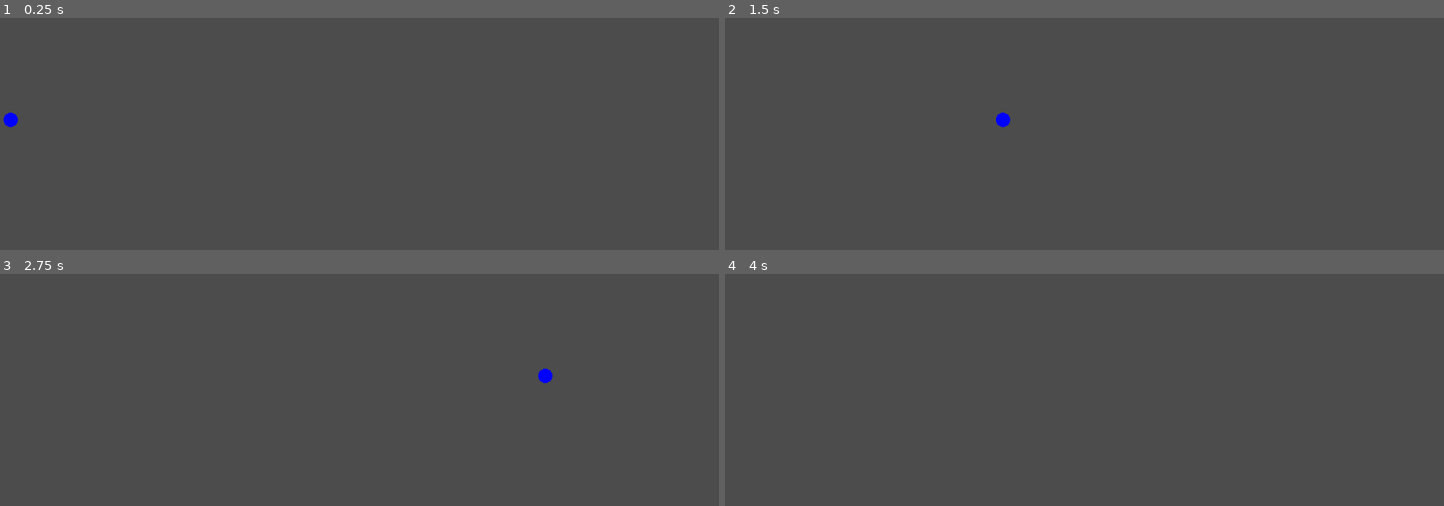
Above: before the commit, frames 1-4 (two rows, left to right).
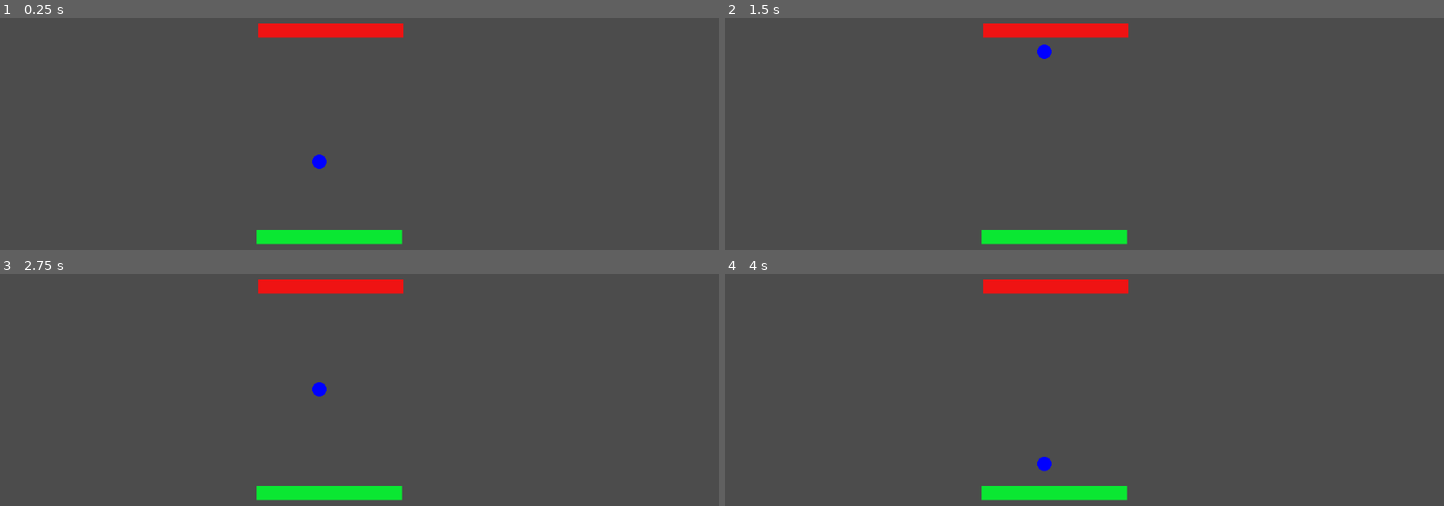
Above: after the commit, the same moments.

Repository: bitwes/GutTutorials
Game: Godot game, scene res://scenes/Game.tscn
The game is run twice, just before and just after one commit, with the same random seed, the same clock (stepped at 60 frames per second) and the same inputs. The project has no main scene, so this scene is started directly.
Inputs:
- Up to frame 1 (0.25 s): no input
- Up to frame 2 (1.5 s): no input
- Up to frame 3 (2.75 s): no input
- Up to frame 4 (4 s): no input

The runs differ from the first frame. In frame 1, 2.7% of the frame differs, in the area x 0-57%, y 2-98%; in frame 2, 2.7%; in frame 3, 2.7%; in frame 4, 2.6%.

Commit message:
walls

Diff:
--- a/TddAndPong/Episode2/scenes/Game.tscn
+++ b/TddAndPong/Episode2/scenes/Game.tscn
@@ -1,10 +1,19 @@
-[gd_scene load_steps=3 format=2]
+[gd_scene load_steps=4 format=2]
 
 [ext_resource path="res://scripts/game.gd" type="Script" id=1]
 [ext_resource path="res://scenes/Ball.tscn" type="PackedScene" id=2]
+[ext_resource path="res://scenes/Wall.tscn" type="PackedScene" id=3]
 
 [node name="Game" type="Node2D"]
 script = ExtResource( 1 )
 
 [node name="Ball" parent="." instance=ExtResource( 2 )]
-position = Vector2( -60, 282 )
+position = Vector2( 448, 266 )
+
+[node name="TopWall" parent="." instance=ExtResource( 3 )]
+position = Vector2( 464, 156 )
+_color = Color( 0.941176, 0.0784314, 0.0784314, 1 )
+
+[node name="BottomWall" parent="." instance=ExtResource( 3 )]
+position = Vector2( 462, 447 )
+_color = Color( 0.0431373, 0.909804, 0.2, 1 )
--- /dev/null
+++ b/TddAndPong/Episode2/scenes/Wall.tscn
@@ -0,0 +1,15 @@
+[gd_scene load_steps=3 format=2]
+
+[ext_resource path="res://scripts/wall.gd" type="Script" id=1]
+
+[sub_resource type="RectangleShape2D" id=1]
+extents = Vector2( 102, 10 )
+
+[node name="Wall" type="Area2D"]
+script = ExtResource( 1 )
+
+[node name="Shape" type="CollisionShape2D" parent="."]
+position = Vector2( 0, -1 )
+shape = SubResource( 1 )
+
+[connection signal="area_entered" from="." to="." method="_on_Wall_area_entered"]
--- a/TddAndPong/Episode2/scripts/game.gd
+++ b/TddAndPong/Episode2/scripts/game.gd
@@ -2,4 +2,4 @@
 
 func _ready():
 	$Ball.set_speed(300)
-	$Ball.set_direction(Vector2(1, 0))
+	$Ball.set_direction(Vector2(0, 1))
--- /dev/null
+++ b/TddAndPong/Episode2/scripts/wall.gd
@@ -0,0 +1,20 @@
+extends Area2D
+
+export var _color = Color(1, 1, 1) setget set_color, get_color
+
+func get_color():
+	return _color
+
+func set_color(color):
+	_color = color
+
+
+func _draw():
+	var e = $Shape.shape.extents
+	draw_rect(Rect2(e.x * -1, e.y * -1, e.x * 2, e.y * 2), _color)
+
+func bounce(ball):
+	ball.set_direction(ball.get_direction() * Vector2(1, -1))
+
+func _on_Wall_area_entered(area):
+	bounce(area)
--- a/TddAndPong/Episode2/test/Tests.tscn
+++ b/TddAndPong/Episode2/test/Tests.tscn
@@ -14,26 +14,9 @@
 __meta__ = {
 "_editor_icon": ExtResource( 2 )
 }
-_select_script = ""
-_tests_like = ""
-_inner_class_name = ""
 _run_on_load = true
 _should_maximize = true
-_should_print_to_console = true
-_log_level = 1
 _yield_between_tests = false
-_disable_strict_datatype_checks = false
-_test_prefix = "test_"
-_file_prefix = "test_"
-_file_extension = ".gd"
-_inner_class_prefix = "Test"
-_temp_directory = "user://gut_temp_directory"
-_export_path = ""
-_include_subdirectories = false
-_directory1 = "res://test/unit"
-_directory2 = ""
-_directory3 = ""
-_directory4 = ""
-_directory5 = ""
-_directory6 = ""
+_include_subdirectories = true
+_directory1 = "res://test"
 _double_strategy = 1
--- /dev/null
+++ b/TddAndPong/Episode2/test/integration/test_wall_and_ball.gd
@@ -0,0 +1,23 @@
+extends 'res://addons/gut/test.gd'
+
+var WallScene = load('res://scenes/Wall.tscn')
+var BallScene = load('res://scenes/Ball.tscn')
+
+
+func test_ball_bounces_off_wall():
+	var wall = WallScene.instance()
+	add_child(wall)
+	wall.set_position(Vector2(100, 100))
+
+	var ball = BallScene.instance()
+	add_child(ball)
+	ball.set_position(Vector2(120, 200))
+	ball.set_speed(100)
+	ball.set_direction(Vector2(0, -1))
+
+	yield(yield_for(2), YIELD)
+
+	assert_gt(ball.get_direction().y, 0)
+
+	remove_child(wall)
+	remove_child(ball)
--- /dev/null
+++ b/TddAndPong/Episode2/test/unit/test_wall.gd
@@ -0,0 +1,21 @@
+extends 'res://addons/gut/test.gd'
+
+var Wall = load('res://scripts/wall.gd')
+var Ball = load('res://scripts/ball.gd')
+
+func test_can_make_wall():
+	assert_not_null(Wall.new())
+
+
+func test_bounce_inverts_ball_y_diredtion():
+	var wall = Wall.new()
+	var ball = double(Ball).new()
+	var dir = Vector2(1, 1).normalized()
+	stub(ball, 'get_direction').to_return(dir)
+
+	wall.bounce(ball)
+	var params = get_call_parameters(ball, 'set_direction')
+	assert_eq(params[0], dir * Vector2(1, -1))
+
+func test_get_set_color():
+	assert_accessors(Wall.new(), 'color', Color(1, 1, 1), Color(0, 0, 0))
